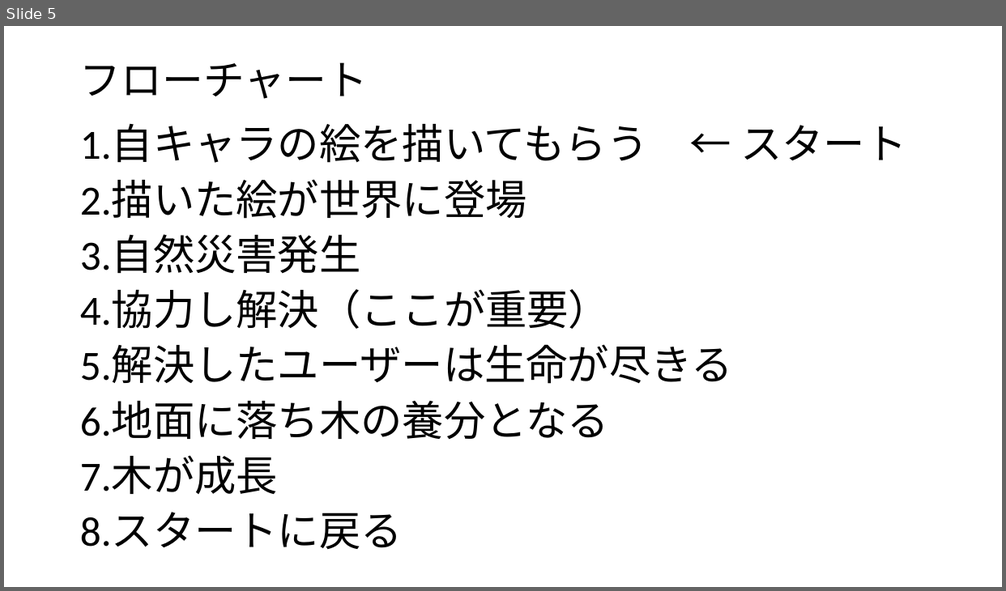
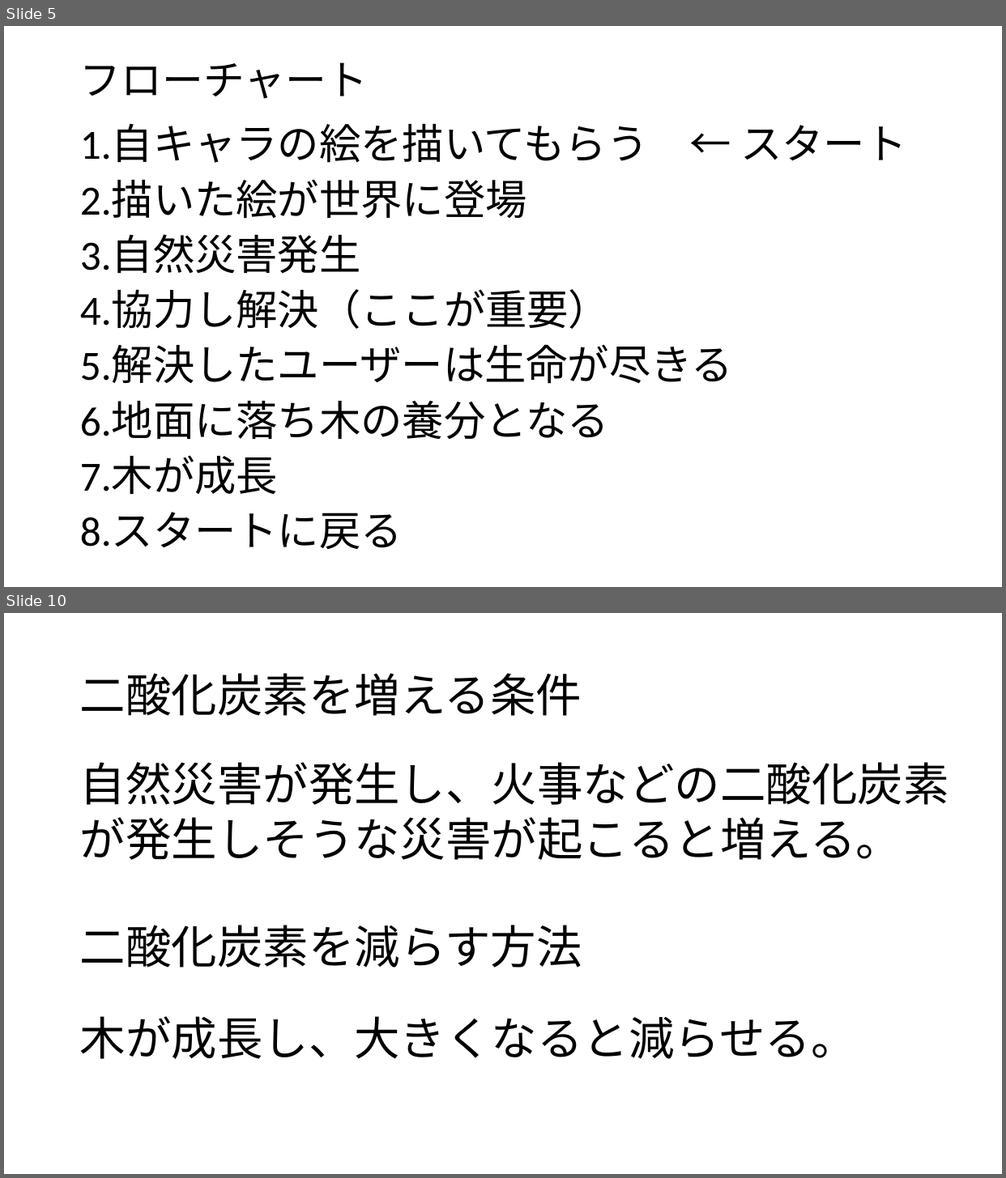
Before and after one commit to RewHiro/PicGather-Project, a slide deck: Doc/ゲーム企画書.pptx. Shown one above the other, each under a label of ours: slide 5 before the commit, slides 5 and 10 after it; the slides between them are not shown. The pictures are 1006x591 and 1006x1178 pixels, drawn with LibreOffice and Linux fonts; fonts in the diff are those of the drawing. Boxes give left, top, right and bottom in pixels: in the first picture for what was removed or moved away, otherwise in the second. Text is boxed around its words. In the diff, an @@ line names an element or a change of style, - is before the commit and + after.

Commit message:
企画内容を追加。内容 : 自然災害、CO2、雰囲気

```diff
--- a/Doc/ゲーム企画書.pptx
+++ b/Doc/ゲーム企画書.pptx
@@ slide 10 added at (4, 613, 1002, 1174), background #FFFFFF @@
@@ title added at (80, 673, 582, 716), 44 pt, text #000000 @@
+二酸化炭素を増える条件
@@ text added at (80, 762, 949, 860), 44 pt, text #000000 @@
+自然災害が発生し、火事などの二酸化炭素が発生しそうな災害が起こると増える。
@@ text added at (80, 925, 582, 968), 44 pt, text #000000 @@
+二酸化炭素を減らす方法
@@ text added at (80, 1016, 857, 1059), 44 pt, text #000000 @@
+木が成長し、大きくなると減らせる。
```
Also in this commit, not shown: 3 slides changed, 4 other slides added, 1 other file.
